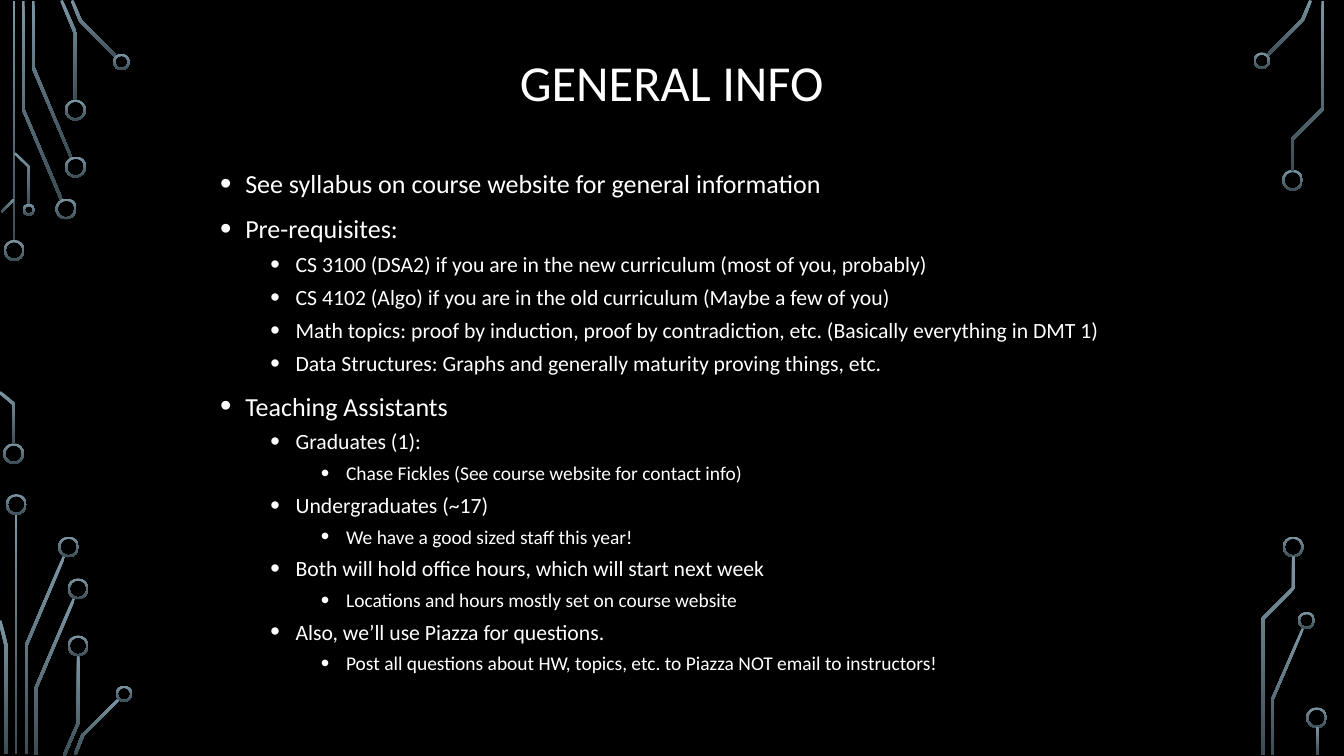
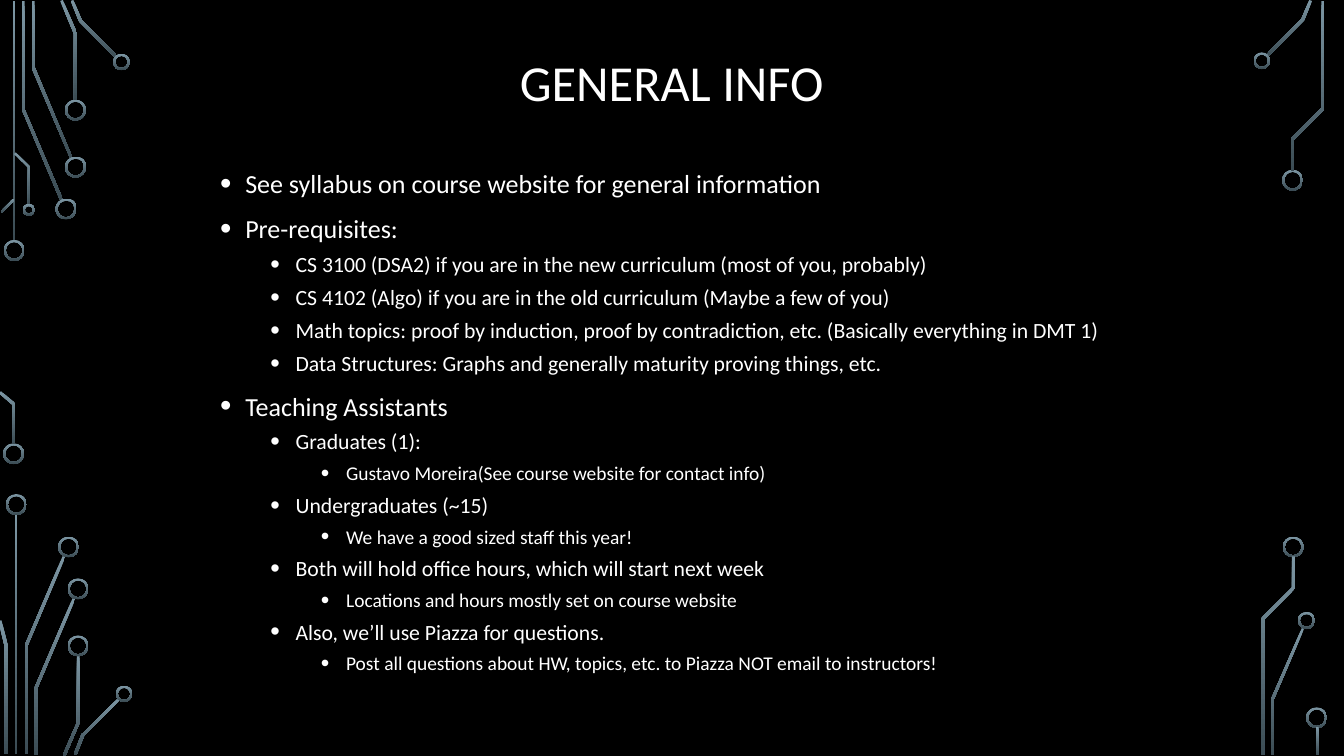
Before and after one commit to markfloryan/dmt2, a slide deck: slide 7 of slides/00-CourseIntroduction.pptx. Drawn at 1344x756 pixels with LibreOffice and Linux fonts; fonts in the diff are those of the drawing; background and template pictures are left out. Boxes give left, top, right and bottom in pixels: in the first picture for what was removed or moved away, otherwise in the second. Text is boxed around its words. In the diff, an @@ line names an element or a change of style, - is before the commit and + after.

```diff
--- a/slides/00-CourseIntroduction.pptx
+++ b/slides/00-CourseIntroduction.pptx
@@ text at (296, 466, 765, 517): text changed @@
-    • Chase Fickles (See course website for contact info)
-  • Undergraduates (~17)
+    • Gustavo Moreira(See course website for contact info)
+  • Undergraduates (~15)
```
Also in this commit, not shown: 10 other slides changed, 6 slides added, 1 slide removed, 10 other files.
